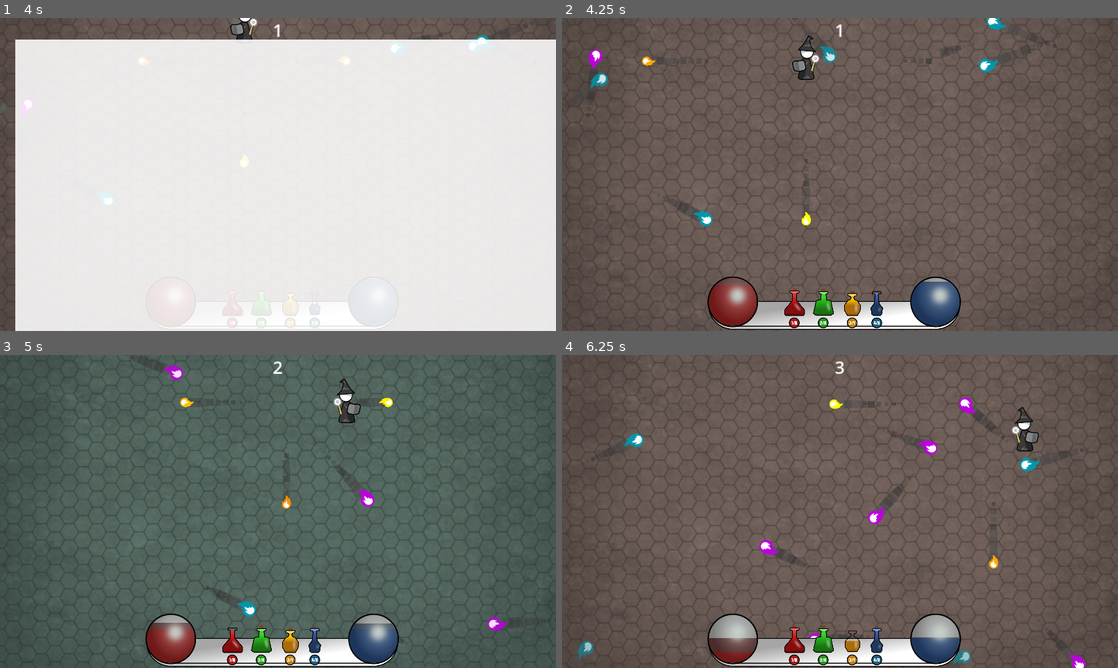
Above: before the commit, frames 1-4 (two rows, left to right).
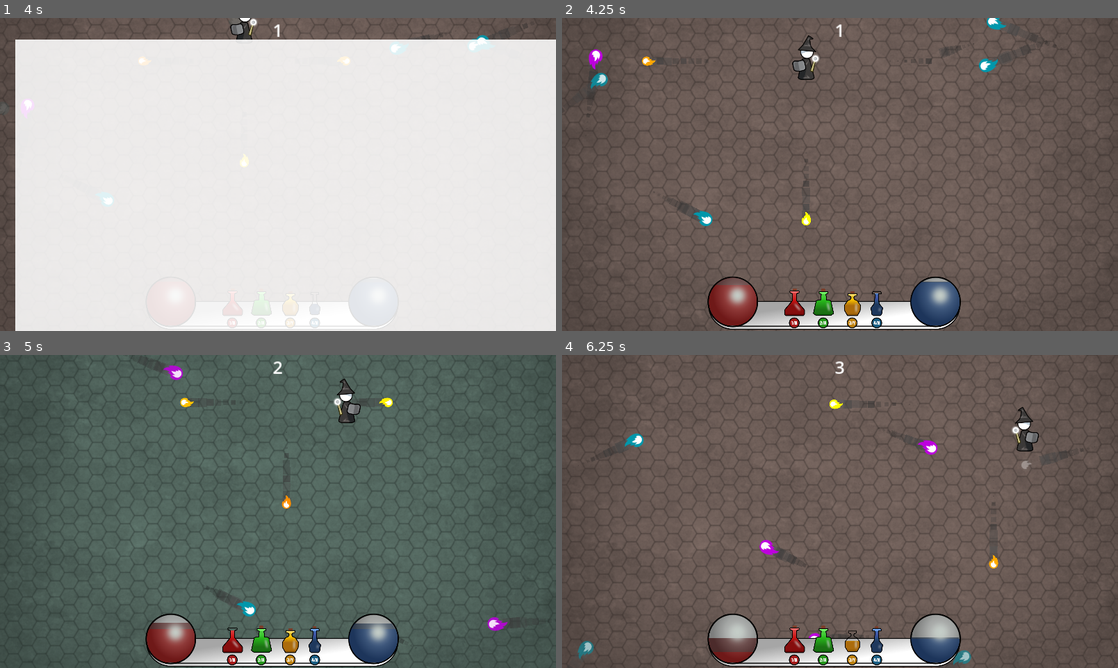
Above: after the commit, the same moments.

Repository: kurilluk/GDSJam23
Game: Godot game, scene res://assets/scenes/Main.tscn
Two runs of this game, one before a commit and one after it. Both use one fixed random seed, a clock stepped at 60 frames per second and the inputs below. Sound files missing from this copy of the repository are replaced by a short silence.
Inputs:
- Up to frame 1 (4 s): click "Start" at 0.5 s; hold D (Right) 1.28-2.03 s; tap one key every 0.75 s from 1.35 s: 1 (Potion_1) 2 (Potion_2) 3 (Potion_3) 4 (Potion_4); hold S (Down) 2.03-2.78 s; hold D (Right) 2.78-3.53 s; hold W (Up) from 3.53 s (still down)
- Up to frame 2 (4.25 s): keep holding W (Up)
- Up to frame 3 (5 s): release W (Up) at 4.28 s; hold A (Left) from 4.28 s (still down); tap 1 (Potion_1) at 4.35 s
- Up to frame 4 (6.25 s): tap 2 (Potion_2) at 5.1 s; release A (Left) at 5.78 s; hold S (Down) from 5.78 s (still down); tap 3 (Potion_3) at 5.85 s

Frame 1 is identical in both runs. In frame 2, 0.1% of the frame differs, in the area x 44-50%, y 3-15%; in frame 3, 0.2%; in frame 4, 0.6%, in the area x 55-95%, y 13-100%.

Commit message:
pplayer hit

Diff:
--- a/examples/dodge_the_creeps/assets/scenes/Main.tscn
+++ b/examples/dodge_the_creeps/assets/scenes/Main.tscn
@@ -95,12 +95,12 @@
 }
 
 [node name="Layer_swap_y" parent="Layers" instance=ExtResource("7_23b4r")]
-background_color = Color(0.701961, 0.6, 0.560784, 1)
-enemy_main_color = Color(0, 0.592157, 0.670588, 1)
+background_color = Color(0.682353, 0.568627, 0.788235, 1)
+enemy_main_color = Color(0.576471, 0.643137, 0.32549, 1)
 input_modification = {
 "Down": Vector2(0, -1),
-"Left": Vector2(1, 0),
-"Right": Vector2(-1, 0),
+"Left": Vector2(-1, 0),
+"Right": Vector2(1, 0),
 "Up": Vector2(0, 1)
 }
 potion_effects_modification = {
--- a/examples/dodge_the_creeps/assets/scripts/Player.gd
+++ b/examples/dodge_the_creeps/assets/scripts/Player.gd
@@ -165,13 +165,15 @@
 
 func _on_Player_body_entered(_body):
 #	hide() # Player disappears after being hit.
-	hit.emit()
-	$HitSound.play()
+	if _body.is_in_group("Projectile"):
+		_body.destroy_self()
+		hit.emit()
+		$HitSound.play()
 	#temp
-	Game_HUD.update_health(health, health - 15)
-	health -= 15
-	get_viewport().get_camera_2d().camera_shake(5)
-	check_player_health()
+		Game_HUD.update_health(health, health - 15)
+		health -= 15
+		get_viewport().get_camera_2d().camera_shake(5)
+		check_player_health()
 	# Must be deferred as we can't change physics properties on a physics callback.
 #	$CollisionShape2D.set_deferred(&"disabled", true)
 
